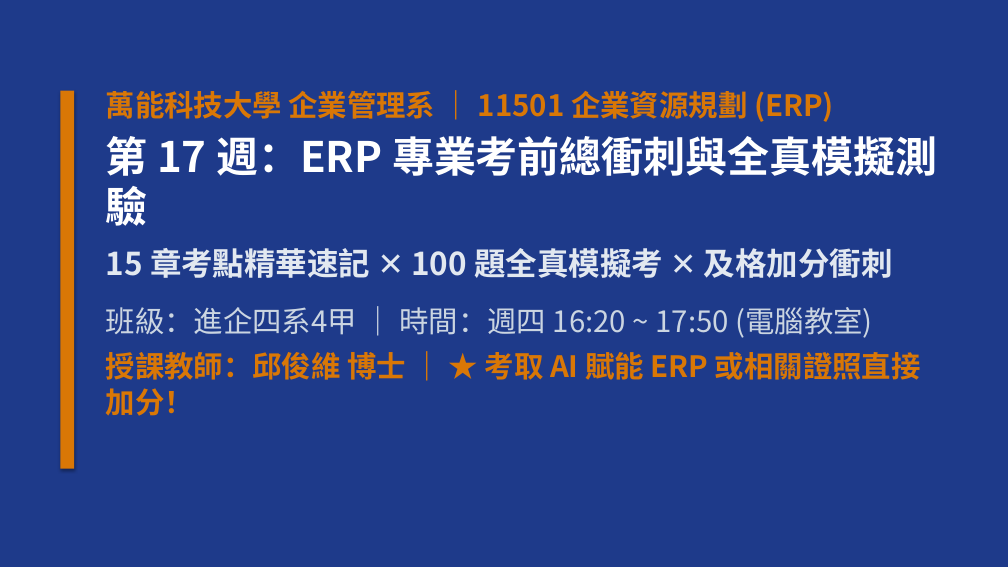
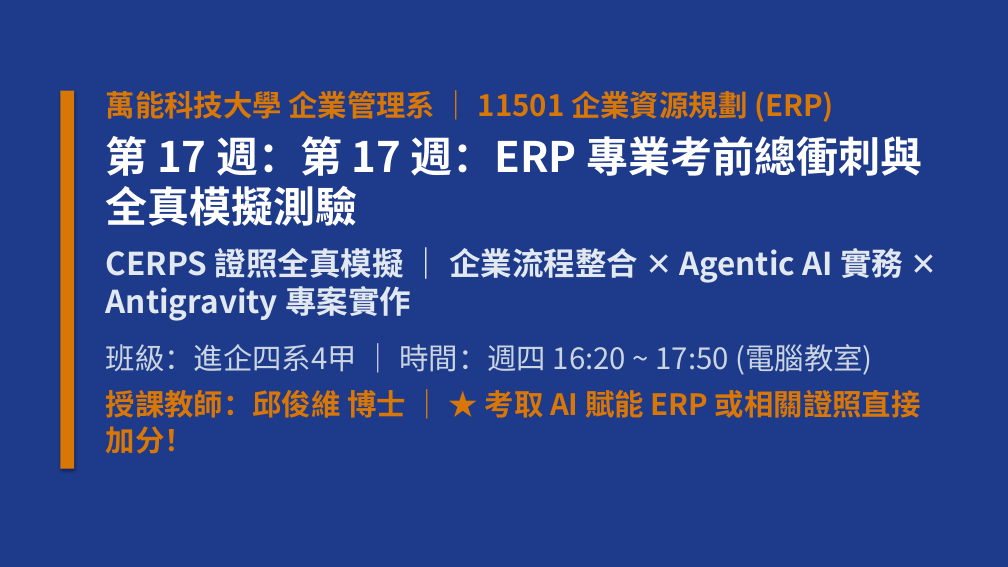
Before and after one commit to h12s12bs/vnu-enterprise-resource-planning, a slide deck: slide 1 of 01_每週教學簡報_PPT/ERP_第17週_ERP_專業考前總衝刺與全真模擬測驗.pptx. Drawn at 1008x567 pixels with LibreOffice and Linux fonts; fonts in the diff are those of the drawing. Boxes give left, top, right and bottom in pixels: in the first picture for what was removed or moved away, otherwise in the second. Text is boxed around its words. In the diff, an @@ line names an element or a change of style, - is before the commit and + after.

Commit message:
feat(slides): 全面擴充 18 週簡報至每週 50+ 頁(共 943 頁)，第一週深化 GitHub 與 Antigravity 安裝註冊新手圖解實戰

```diff
--- a/01_每週教學簡報_PPT/ERP_第17週_ERP_專業考前總衝刺與全真模擬測驗.pptx
+++ b/01_每週教學簡報_PPT/ERP_第17週_ERP_專業考前總衝刺與全真模擬測驗.pptx
@@ text at <box>106,136,922,321</box>: text changed @@
-第 17 週：ERP 專業考前總衝刺與全真模擬測驗
-15 章考點精華速記 ✕ 100 題全真模擬考 ✕ 及格加分衝刺
+第 17 週：第 17 週：ERP 專業考前總衝刺與全真模擬測驗
+CERPS 證照全真模擬 ｜ 企業流程整合 ✕ Agentic AI 實務 ✕ Antigravity 專案實作
```
Also in this commit, not shown: 2 other slides changed, 49 slides added, 2 slides removed, 22 other files.
